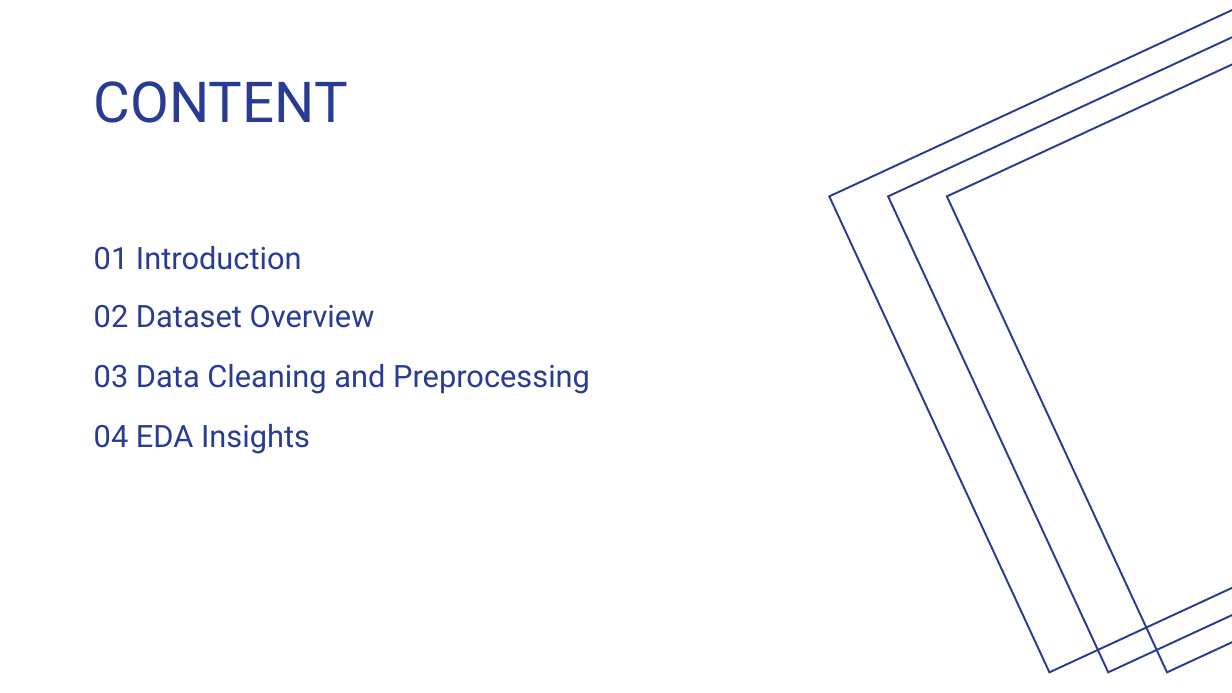
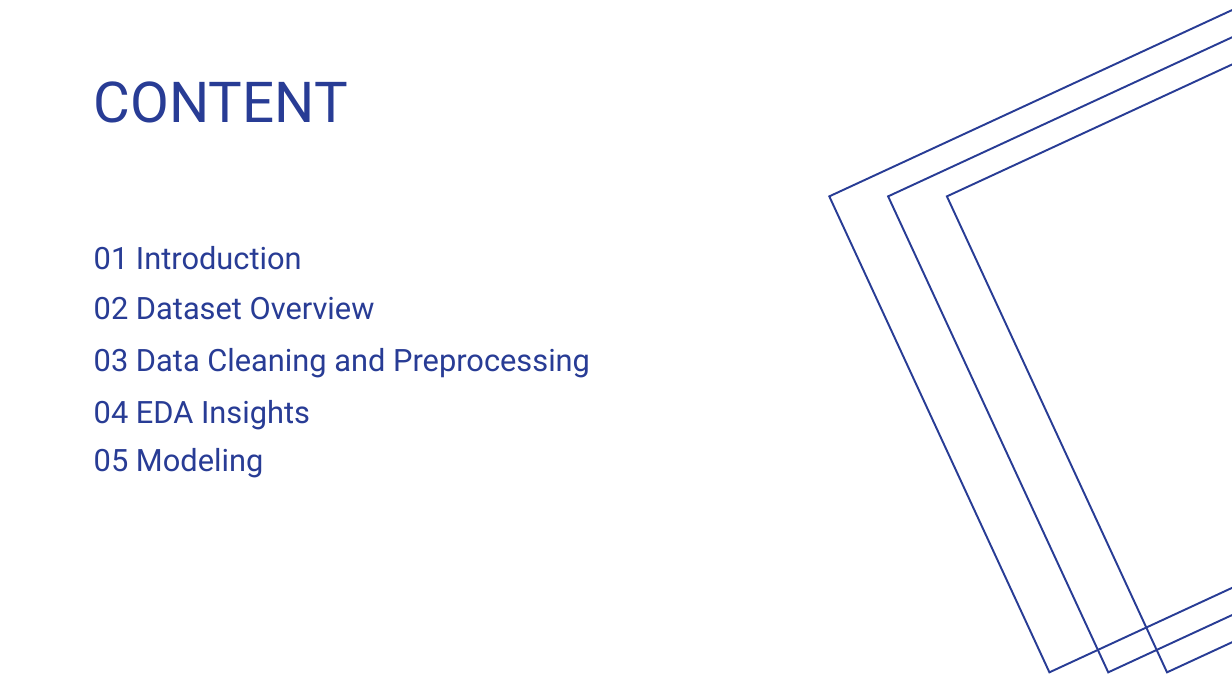
Before and after one commit to AbdallahGasem/Sales-Forecasting-and-Demand-Prediction, a slide deck: slide 2 of Milestones/M1/SalesForecastingandDemandPredication-Presentation.pptx. Drawn at 1232x693 pixels with LibreOffice and Linux fonts; fonts in the diff are those of the drawing. Boxes give left, top, right and bottom in pixels: in the first picture for what was removed or moved away, otherwise in the second. Text is boxed around its words. In the diff, an @@ line names an element or a change of style, - is before the commit and + after.

Commit message:
New Data and New Models

```diff
--- a/Milestones/M1/SalesForecastingandDemandPredication-Presentation.pptx
+++ b/Milestones/M1/SalesForecastingandDemandPredication-Presentation.pptx
@@ text "02 Dataset Overview": place and size @@
-text "02 Dataset Overview" at (94,305,375,328)
+text "02 Dataset Overview" at (94,297,375,320)
@@ text "03 Data Cleaning and Preprocessing": place and size @@
-text "03 Data Cleaning and Preprocessing" at (94,364,590,394)
+text "03 Data Cleaning and Preprocessing" at (94,348,590,378)
@@ text "04 EDA Insights": place and size @@
-text "04 EDA Insights" at (94,424,310,454)
+text "04 EDA Insights" at (94,400,310,430)
@@ text added at (94,448,263,478), 24 pt, text #283C95 @@
+05 Modeling
```
Also in this commit, not shown: 1 other slide changed, 8 slides added, 5 other files.
